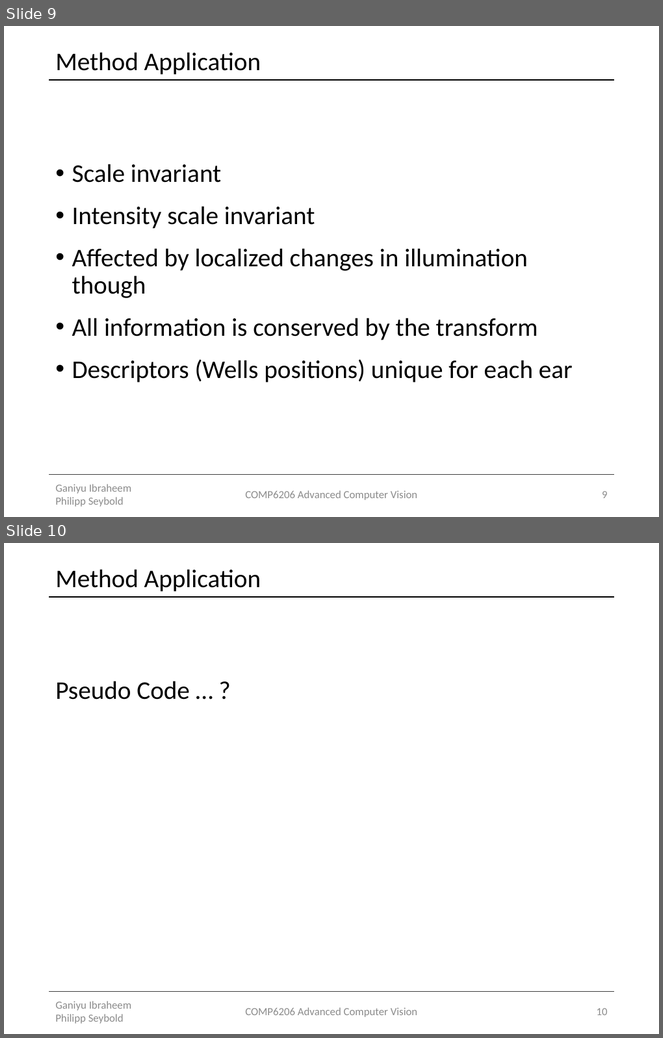
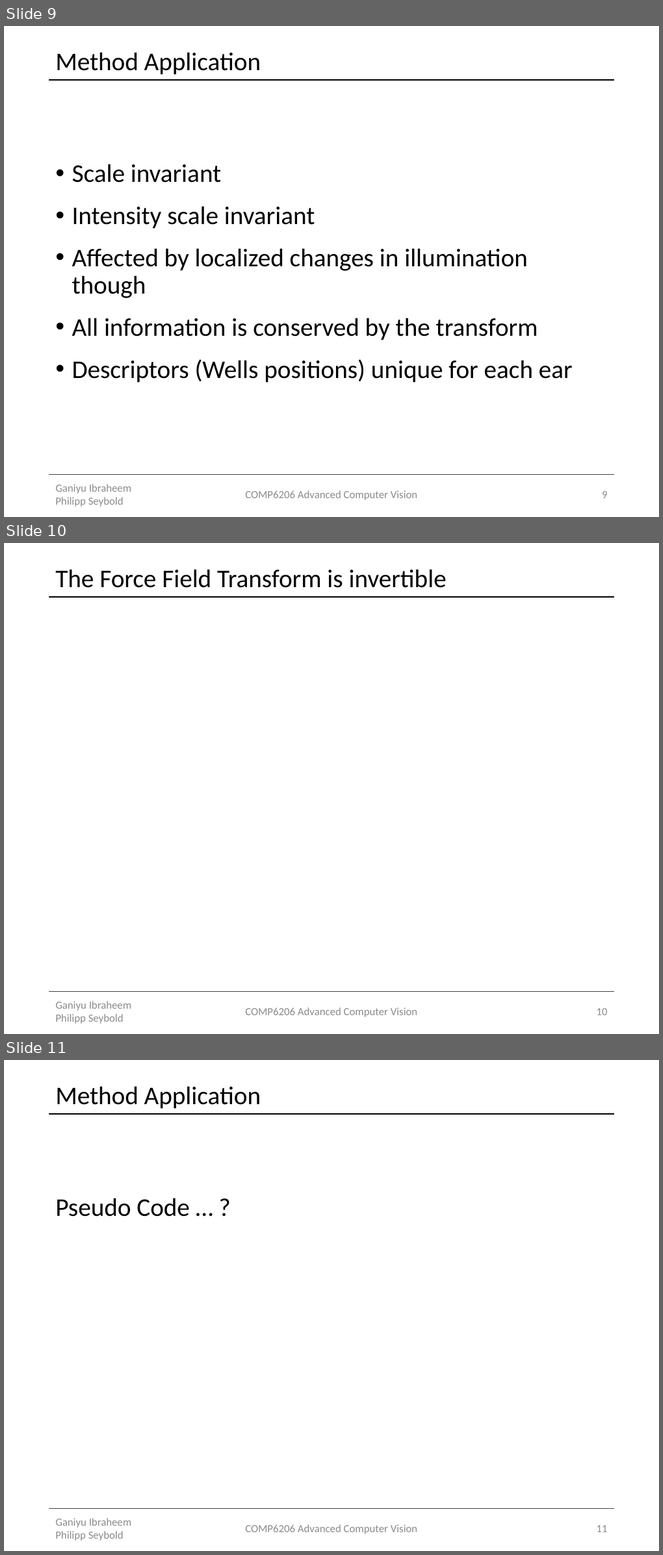
Before and after one commit to Lxrd-AJ/ForceFieldTransforms, a slide deck: Force Field Transformation.pptx. Shown one above the other, each under a label of ours: slides 9 and 10 before the commit, slides 9, 10 and 11 after it. The pictures are 663x1038 and 663x1555 pixels, drawn with LibreOffice and Linux fonts; fonts in the diff are those of the drawing. Boxes give left, top, right and bottom in pixels: in the first picture for what was removed or moved away, otherwise in the second. Text is boxed around its words. In the diff, an @@ line names an element or a change of style, - is before the commit and + after.

```diff
--- a/Force Field Transformation.pptx
+++ b/Force Field Transformation.pptx
@@ slide 10 added at (4, 543, 659, 1034), background #FFFFFF; not listed: 2 template elements that a slide beside it also shows @@
@@ title added at (55, 569, 447, 588), 28 pt, text #000000 @@
+The Force Field Transform is invertible
@@ text added at (55, 1001, 131, 1024), 12 pt, text #8C8C8C @@
+Ganiyu Ibraheem Philipp Seybold
@@ text added at (245, 1008, 417, 1017), 12 pt, text #8C8C8C @@
+COMP6206 Advanced Computer Vision
@@ page number added at (597, 1008, 608, 1016), 12 pt, text #8C8C8C @@
+10
@@ what was slide 10 is now slide 11 @@
@@ page number at (597, 1525, 608, 1533): text changed @@
-10
+11
```
Also in this commit, not shown: 1 slide changed, 2 other files.
